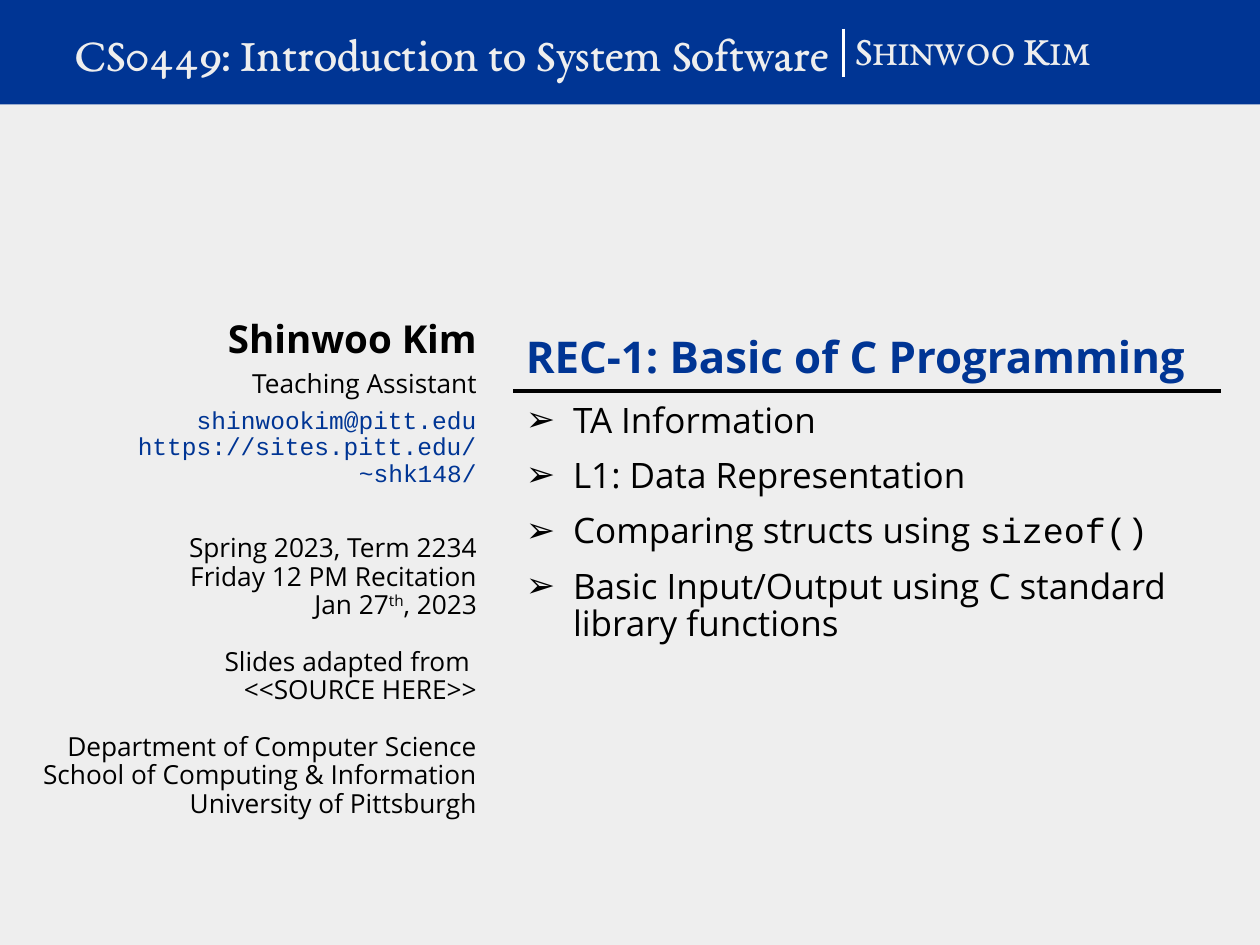
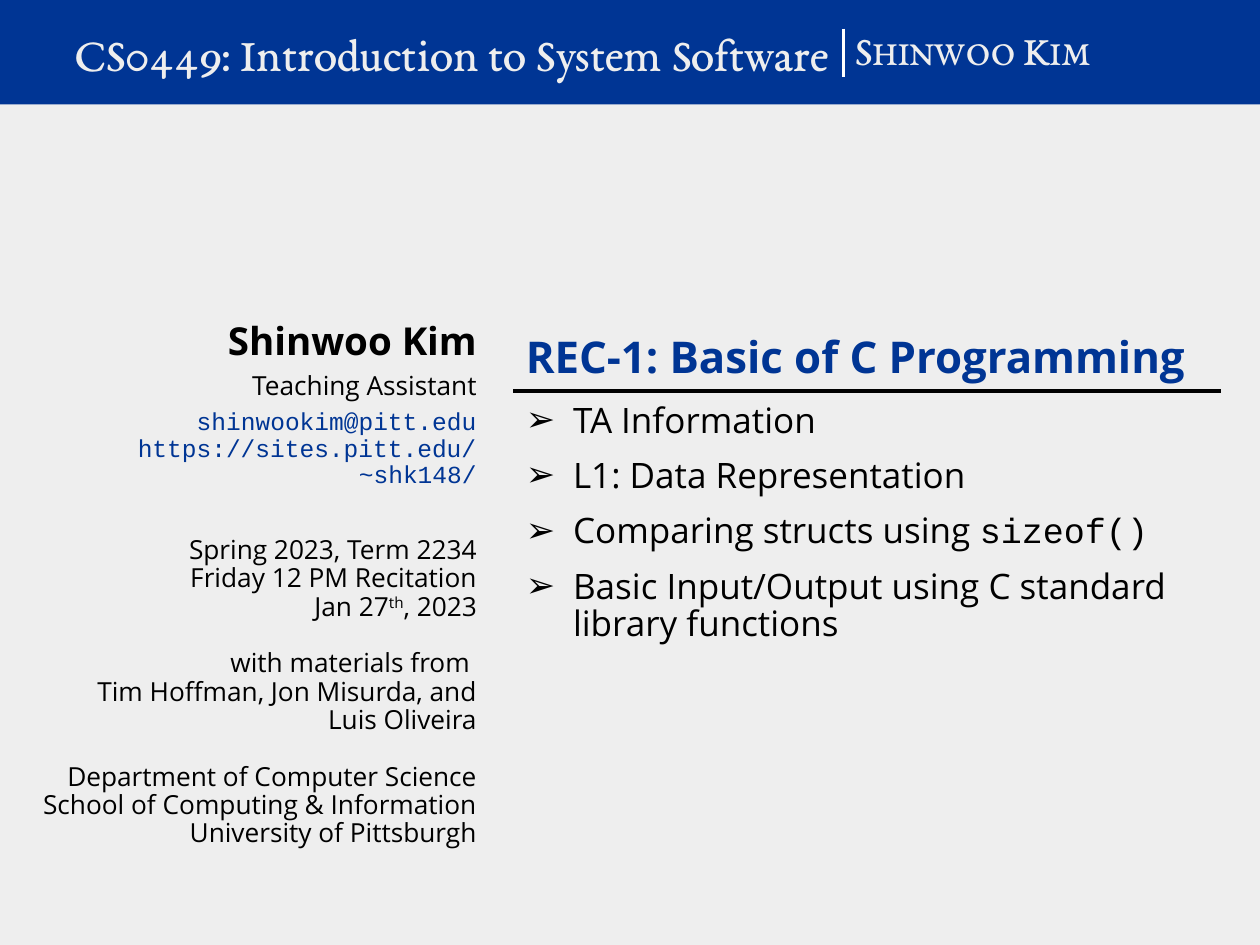
Before and after one commit to shinwookim/website-archive, a slide deck: slide 1 of teaching/CS0449-2234/rec01.pptx. Drawn at 1260x945 pixels with LibreOffice and Linux fonts; fonts in the diff are those of the drawing; background and template pictures are left out. Boxes give left, top, right and bottom in pixels: in the first picture for what was removed or moved away, otherwise in the second. Text is boxed around its words. In the diff, an @@ line names an element or a change of style, - is before the commit and + after.

```diff
--- a/teaching/CS0449-2234/rec01.pptx
+++ b/teaching/CS0449-2234/rec01.pptx
@@ text at (97,652,477,730): text changed @@
-Slides adapted from
-<<SOURCE HERE>>
+with materials from
+Tim Hoffman, Jon Misurda, and
+Luis Oliveira
```
Also in this commit, not shown: 8 other slides changed.
